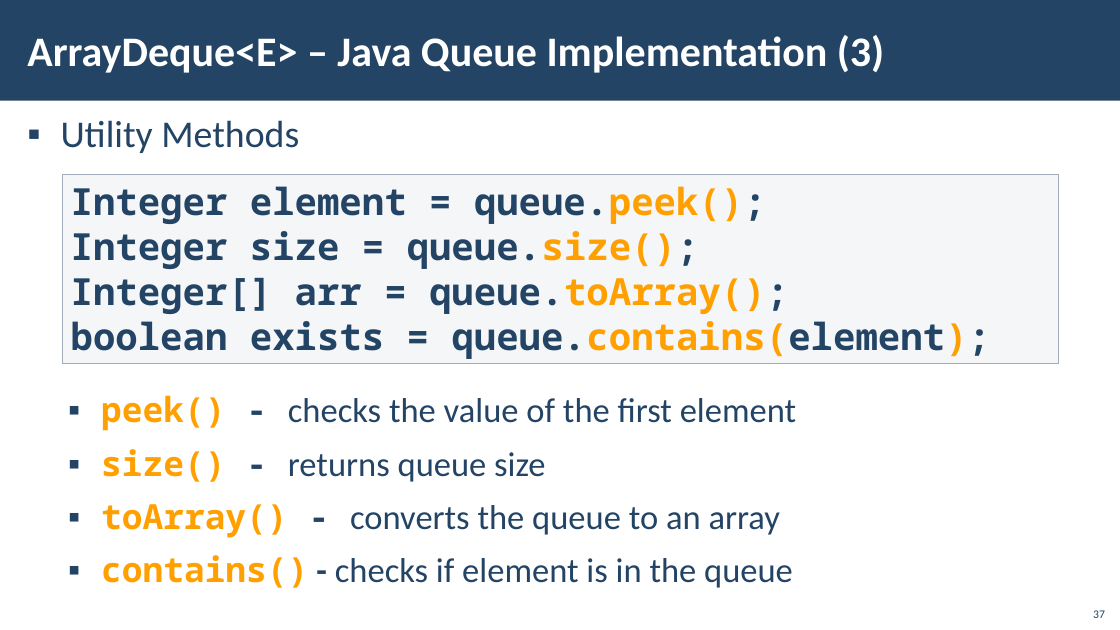
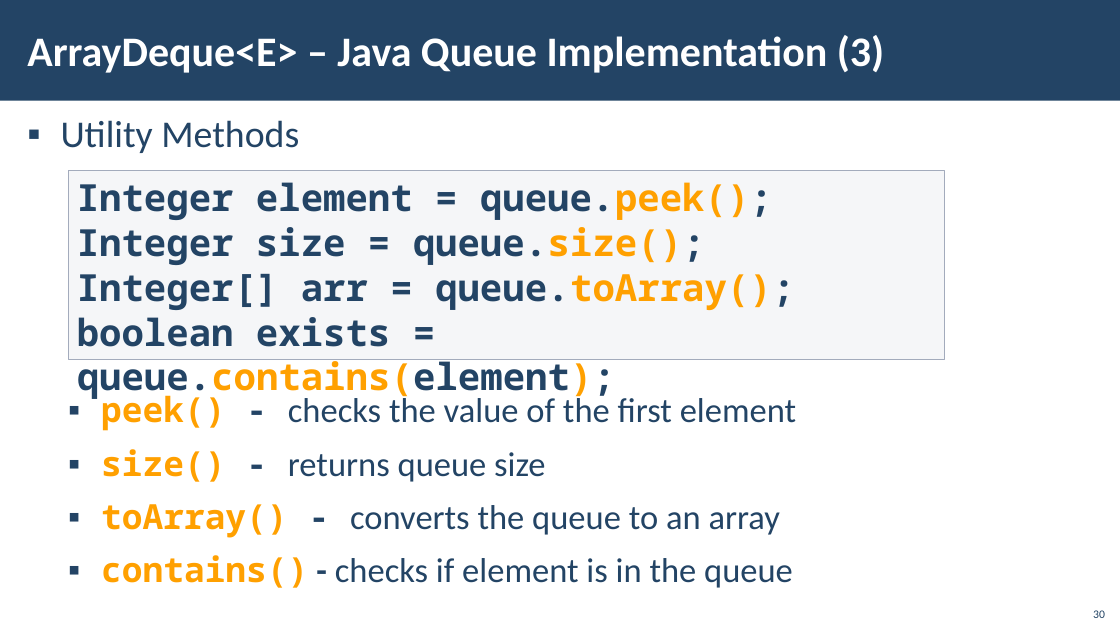
Before and after one commit to PetarPechev/Learning-Software-development, a slide deck: slide 30 of SoftUni/Java/Java Advanced/01. Stacks and Queues/01. Java-Advanced-Stacks-And-Queues.pptx (slide 37 before the commit). Drawn at 1120x630 pixels with LibreOffice and Linux fonts; fonts in the diff are those of the drawing; background and template pictures are left out. Boxes give left, top, right and bottom in pixels: in the first picture for what was removed or moved away, otherwise in the second. Text is boxed around its words. In the diff, an @@ line names an element or a change of style, - is before the commit and + after.

```diff
--- a/SoftUni/Java/Java Advanced/01. Stacks and Queues/01. Java-Advanced-Stacks-And-Queues.pptx
+++ b/SoftUni/Java/Java Advanced/01. Stacks and Queues/01. Java-Advanced-Stacks-And-Queues.pptx
@@ rectangle "Integer element = queue.peek();": place and size @@
-rectangle "Integer element = queue.peek();" at bbox=[62, 175, 1059, 365]
+rectangle "Integer element = queue.peek();" at bbox=[69, 171, 945, 360]
@@ page number at bbox=[1093, 610, 1105, 618]: text changed @@
-37
+30
```
Also in this commit, not shown: 11 other slides changed, 7 slides removed, 4 other files.
